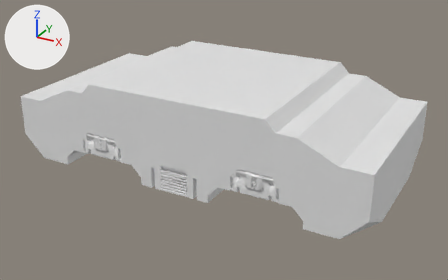
An edit to the Blender file BasicSht/TutorialSht/24Mar2025.blend, drawn before and after from the same camera.
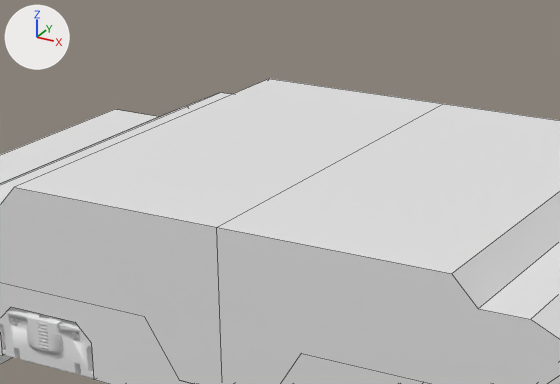
There are two pictures of each version: one whole from a 50 mm lens placed at (6.25, -11.25, 8.06), pointed at (0.15, -0.17, 2.52), one close up on the part from 19% to 69% of the width and 3% to 59% of the height. The axes (+X, +Y, +Z) are drawn at upper left. The lights are the same throughout. The close-ups show mesh edges as thin lines.

The older version as bpy lines, for what is in view:
```python
ob_cube = bpy.data.objects.new('Cube', me_cube)
ob_cube.location = (0.0, 0.0, 3.0)
ob_cube_slice = bpy.data.objects.new('Cube_slice', me_cube_slice)
ob_cube_slice.parent = ob_cube
ob_cube_slice.location = (0.0, 0.0, 3.0)
ob_panel_face = bpy.data.objects.new('panel_face', me_cube_slice_002)
ob_panel_face.parent = ob_cube
ob_panel_face.location = (0.0, 0.0, 0.0)
# also in view: 'panel' at (0.0, -1.7, 2.65)
```
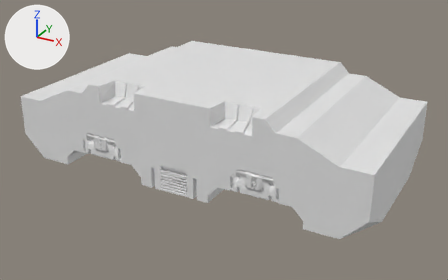
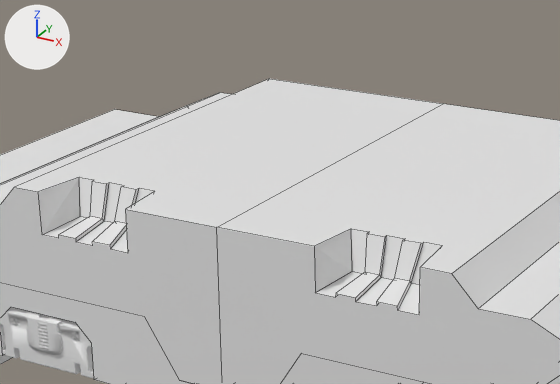
Where the change shows, as pixel boxes [x1, y1, x2, y2] in the close-ups (560 x 384 px):
'Cube_slice', modifiers changed: [0, 79, 560, 384] in both

The change in detail:
Mesh me_cube_010 is new.
It has 36 vertices, 34 faces and spans x -1.3..1.3, y -1.05..1.6, z -1.0..1.06.
Object 'Cube_slice' (ob_cube_slice) gains a BOOLEAN modifier named 'boolean_Cube.007'.
Modifier setting: object = ob_cube_007.
Modifier setting: solver = 'FLOAT'.
Object 'Cube_slice' (ob_cube_slice) gains a MIRROR modifier named 'Mirror'.
Modifier setting: use_bisect_axis = (True, False, False).
Modifier setting: use_bisect_flip_axis = (True, False, False).
Object 'Cube.007' (ob_cube_007) is new; it shows me_cube_010.
Its parent is ob_cube_slice.
Its matrix parent inverse is Matrix(((1.0, 0.0, 0.0, 0.0), (0.0, 1.0, 0.0, 0.0), (0.0, 0.0, 1.0, -3.0), (0.0, 0.0, 0.0, 1.0))).
Its location is (-1.3, -2.14, 4.0).
Its scale is (0.5, 0.5, 0.5).
Its visible camera is False.
Its visible diffuse is False.
Its visible glossy is False.
Its visible transmission is False.
Its visible shadow is False.
Its hide render is True.
